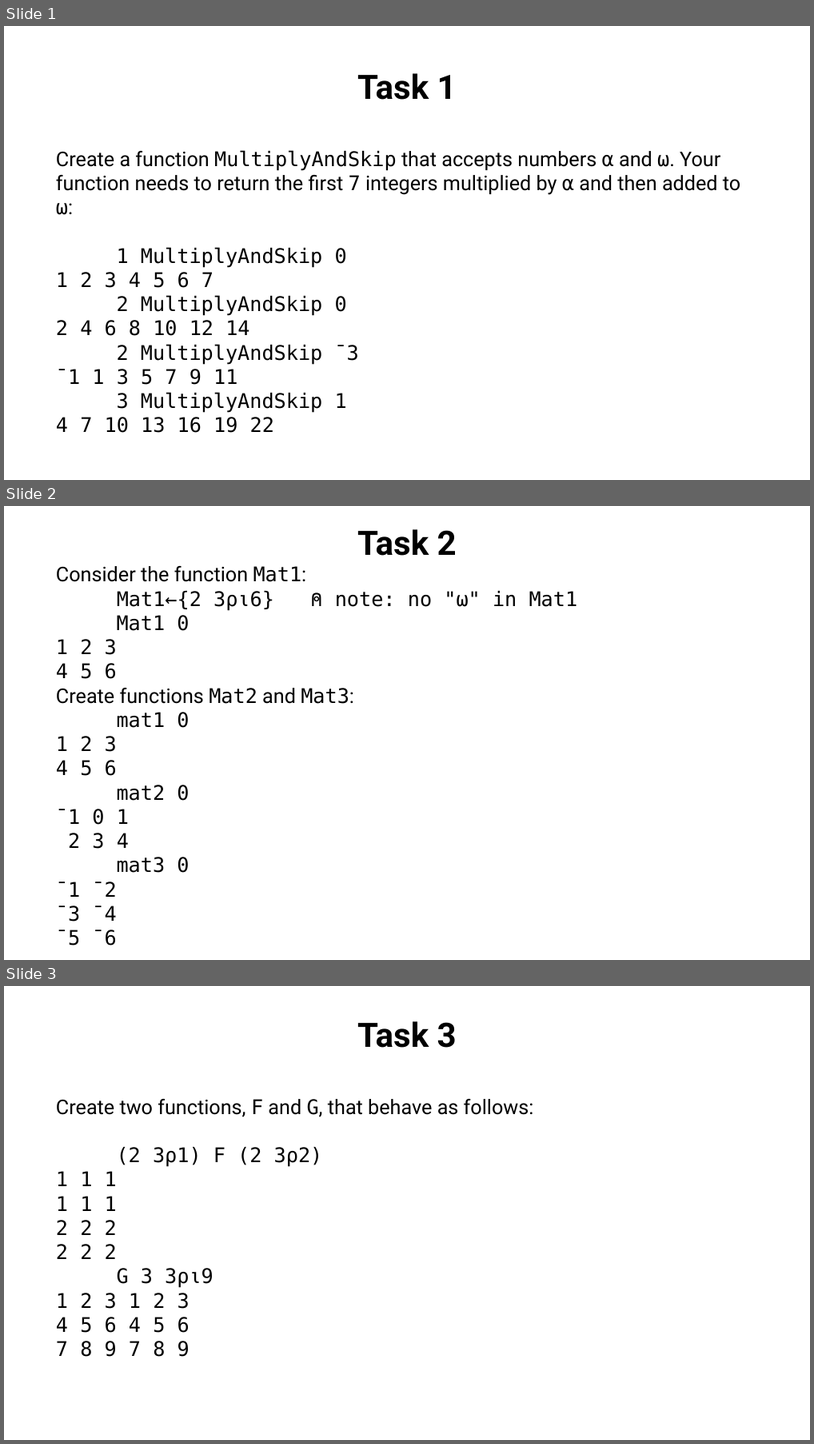
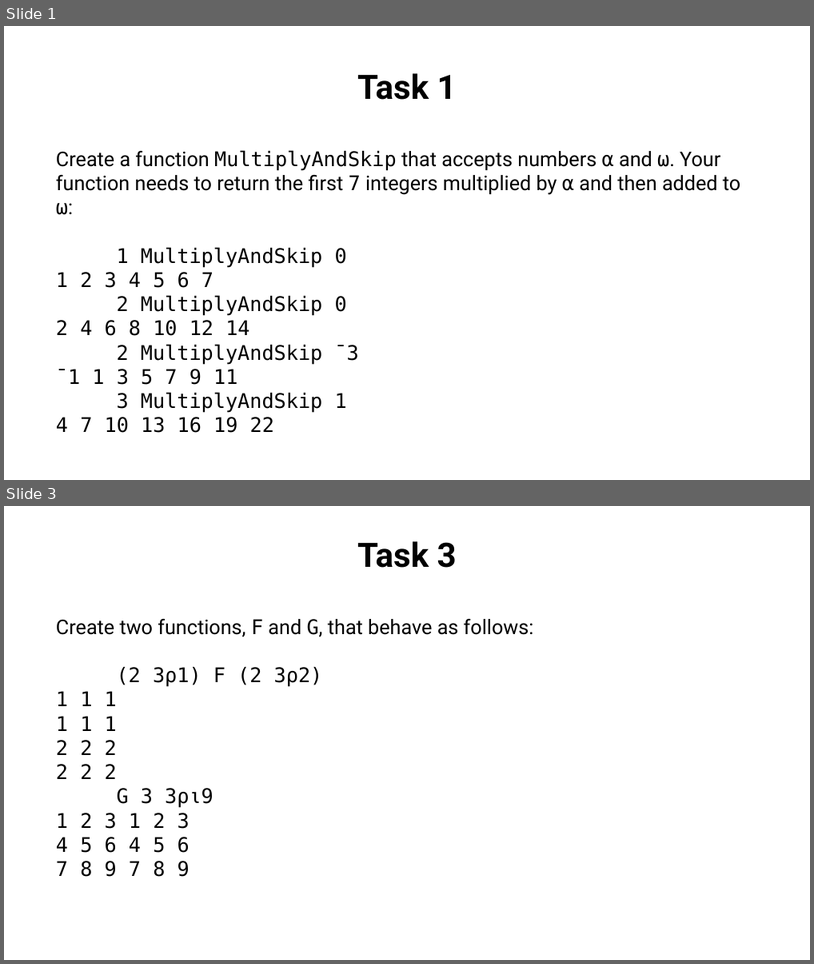
Before and after one commit to abrudz/tasks, a slide deck: assessmentA.pptx. Shown one above the other, each under a label of ours: slides 1, 2 and 3 before the commit, slides 1 and 3 after it; the slides between them are not shown. The pictures are 814x1444 and 814x964 pixels, drawn with LibreOffice and Linux fonts; fonts in the diff are those of the drawing. Boxes give left, top, right and bottom in pixels: in the first picture for what was removed or moved away, otherwise in the second. Text is boxed around its words. In the diff, an @@ line names an element or a change of style, - is before the commit and + after.

Commit message:
fix slide 2

```diff
--- a/assessmentA.pptx
+++ b/assessmentA.pptx
@@ slide 2 removed at <box>4,506,810,960</box>, background #FFFFFF @@
@@ text removed at <box>56,529,578,945</box> @@
-Task 2
-Consider the function Mat1:
-Mat1←{2 3⍴⍳6} ⍝ note: no "⍵" in Mat1
-Mat1 0
-1 2 3
-4 5 6
-Create functions Mat2 and Mat3:
-mat1 0
-1 2 3
-4 5 6
-mat2 0
-¯1 0 1
-2 3 4
-mat3 0
-¯1 ¯2
-¯3 ¯4
-¯5 ¯6
```
Also in this commit, not shown: 1 slide added, 1 other file.
